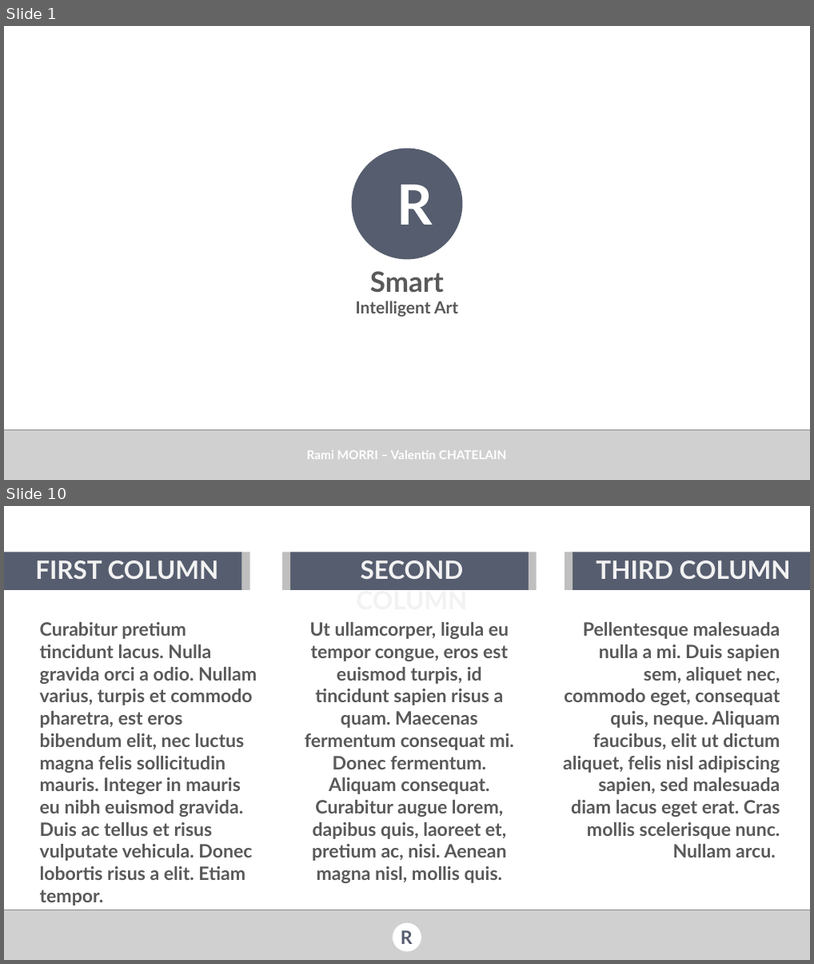
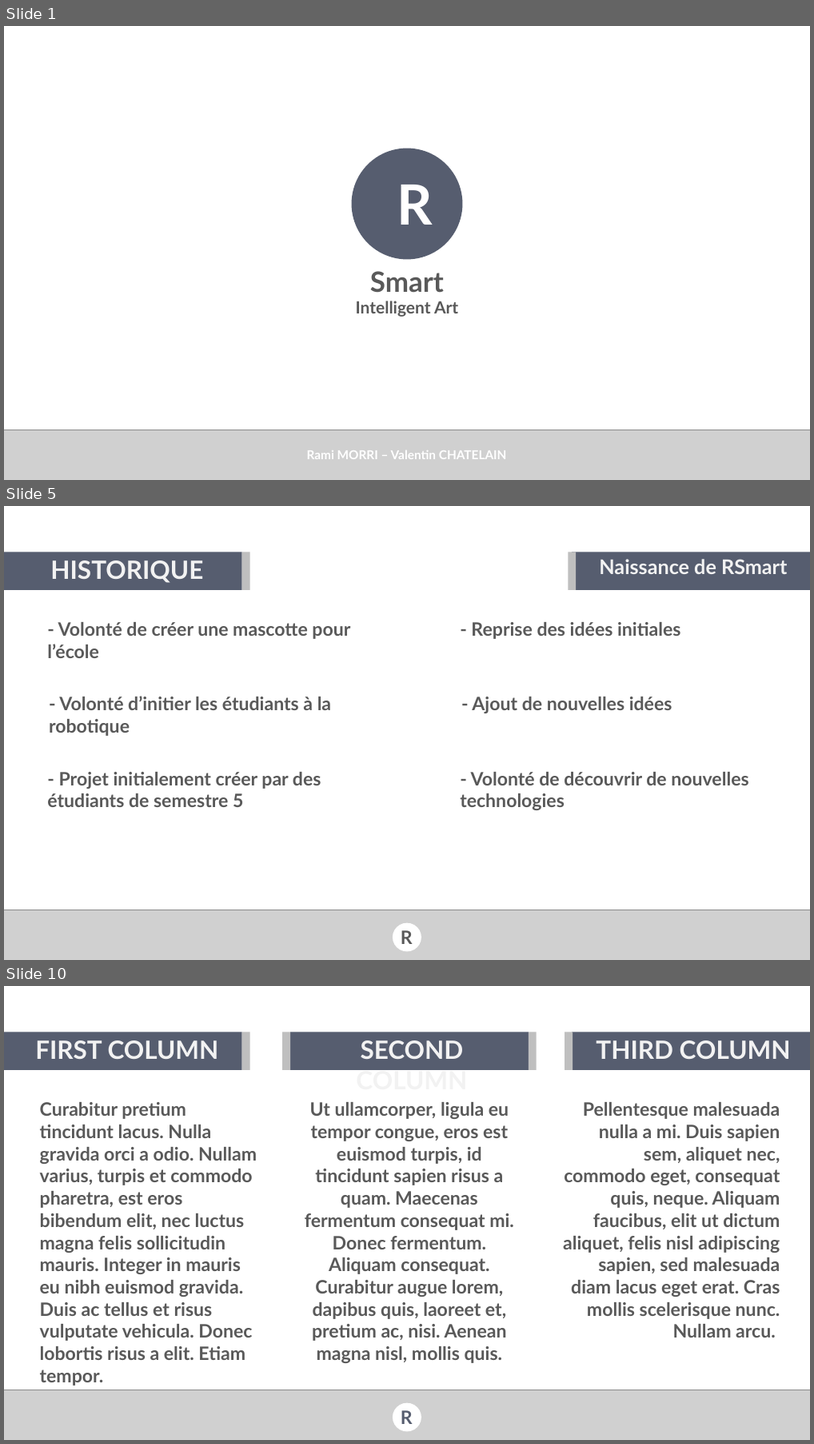
Before and after one commit to val92130/RSmart, a slide deck: Docs/Forum PI/RSmart presentation forum PI.pptx. Shown one above the other, each under a label of ours: slides 1 and 10 before the commit, slides 1, 5 and 10 after it; the slides between them are not shown. The pictures are 814x964 and 814x1444 pixels, drawn with LibreOffice and Linux fonts; fonts in the diff are those of the drawing; grey boxes stand for pictures; background and template pictures are left out. Boxes give left, top, right and bottom in pixels: in the first picture for what was removed or moved away, otherwise in the second. Text is boxed around its words. In the diff, an @@ line names an element or a change of style, - is before the commit and + after.

```diff
--- a/Docs/Forum PI/RSmart presentation forum PI.pptx
+++ b/Docs/Forum PI/RSmart presentation forum PI.pptx
@@ slide 5 added at [4, 506, 810, 960], background picture (left out) @@
@@ rectangle added at [4, 552, 242, 590], fill #565D6F @@
@@ rectangle added at [242, 552, 250, 590], fill #BFBFBF @@
@@ rectangle added at [569, 552, 577, 590], fill #BFBFBF @@
@@ rectangle added at [572, 552, 810, 590], fill #565D6F @@
@@ text added at [50, 560, 203, 583], 45 pt, text #F2F2F2, bold @@
+HISTORIQUE
@@ text added at [599, 559, 787, 574], 36 pt, text #F2F2F2, bold @@
+Naissance de RSmart
@@ text added at [47, 622, 350, 658], 33 pt, text #595959, bold @@
+- Volonté de créer une mascotte pour l’école
@@ text added at [471, 622, 681, 639], 33 pt, text #595959, bold @@
+- Reprise des idées initiales
@@ text added at [49, 696, 331, 736], 33 pt, text #595959, bold @@
+- Volonté d’initier les étudiants à la robotique
@@ text added at [472, 696, 673, 713], 33 pt, text #595959, bold @@
+- Ajout de nouvelles idées
@@ text added at [47, 772, 322, 807], 33 pt, text #595959, bold @@
+- Projet initialement créer par des étudiants de semestre 5
@@ text added at [460, 772, 749, 810], 33 pt, text #595959, bold @@
+- Volonté de découvrir de nouvelles technologies
@@ picture added at [4, 909, 810, 960] @@
@@ ellipse added at [393, 923, 422, 951], fill #FFFFFF @@
@@ text added at [401, 930, 413, 944], 33 pt, text #595959, bold @@
+R
```
Also in this commit, not shown: 6 slides changed, 2 other slides added, 3 slides removed.
